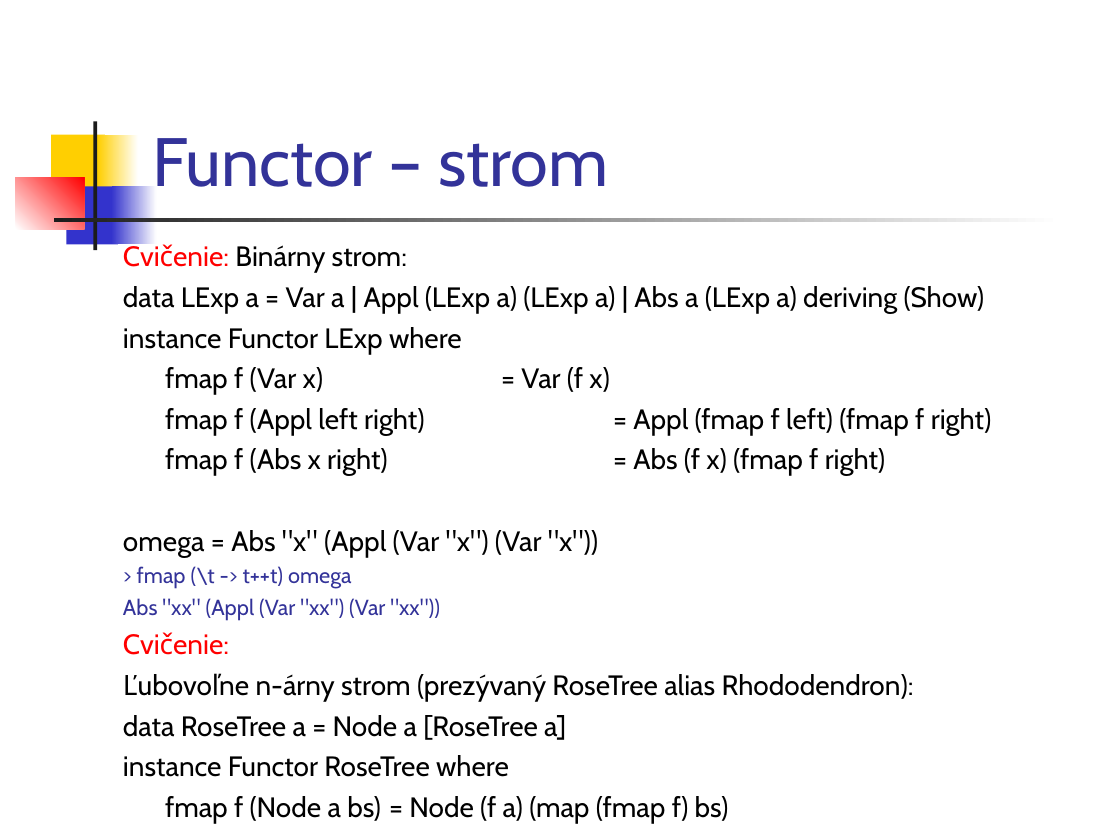
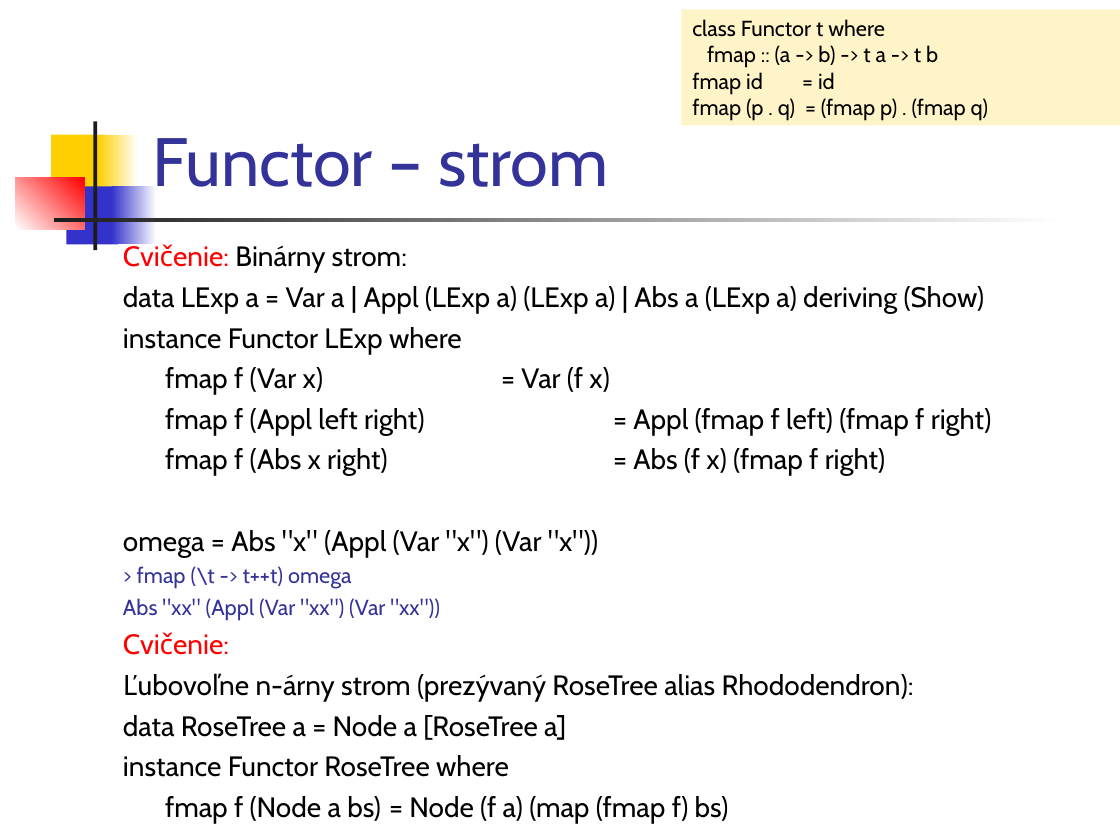
Before and after one commit to Funkcionalne/Prednasky, a slide deck: slide 9 of 11/11_fpro.ppt. Drawn at 1120x840 pixels with LibreOffice and Linux fonts; fonts in the diff are those of the drawing. Boxes give left, top, right and bottom in pixels: in the first picture for what was removed or moved away, otherwise in the second. Text is boxed around its words. In the diff, an @@ line names an element or a change of style, - is before the commit and + after.

```diff
--- a/11/11_fpro.ppt
+++ b/11/11_fpro.ppt
@@ rectangle added at [681,9,1120,125], fill #FFF4C8, 14 pt, text #000000 @@
+class Functor t where
+fmap :: (a -> b) -> t a -> t b
+fmap id = id
+fmap (p . q) = (fmap p) . (fmap q)
```
Also in this commit, not shown: 10 other slides changed, 2 slides added, 2 other files.
